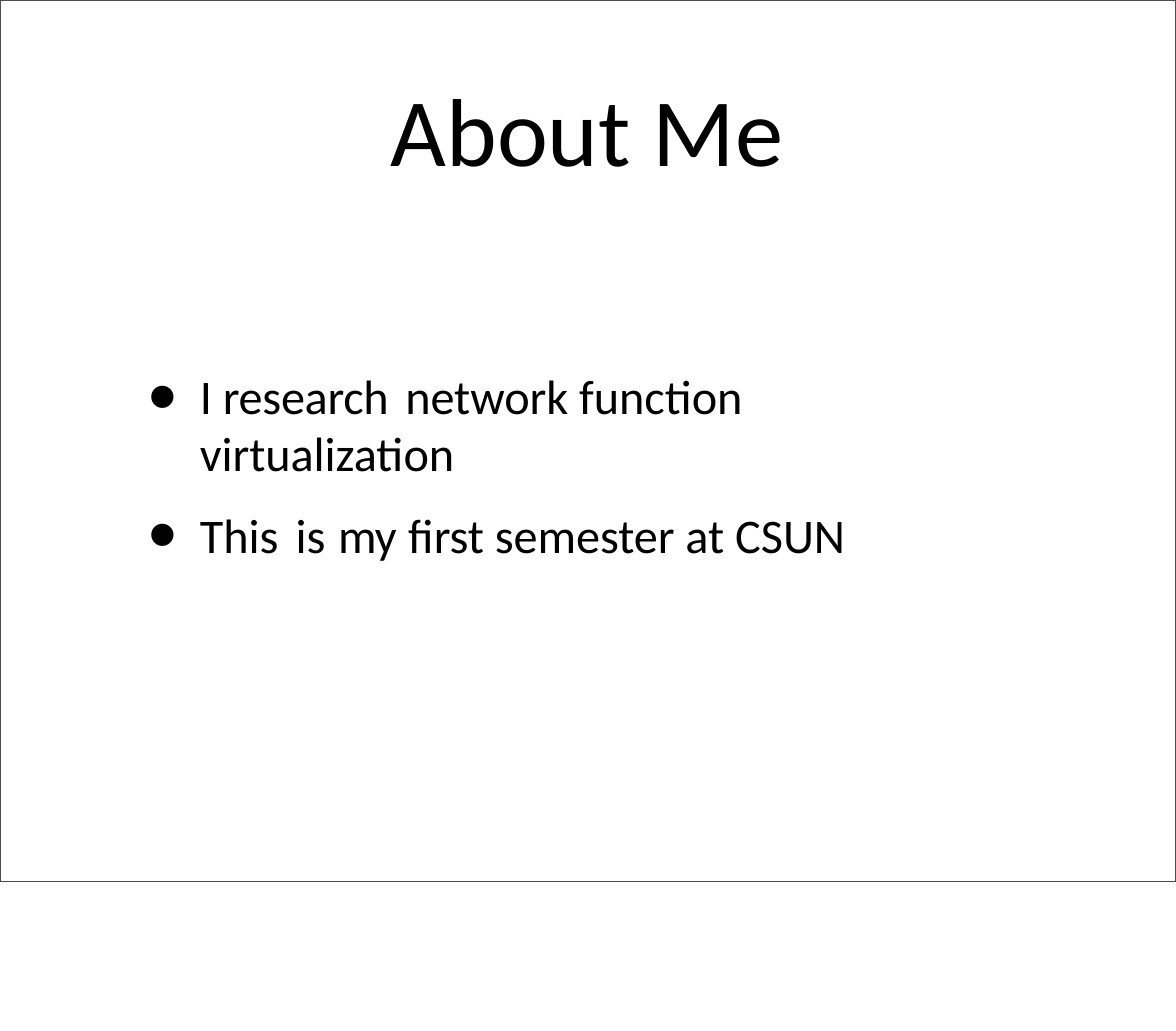
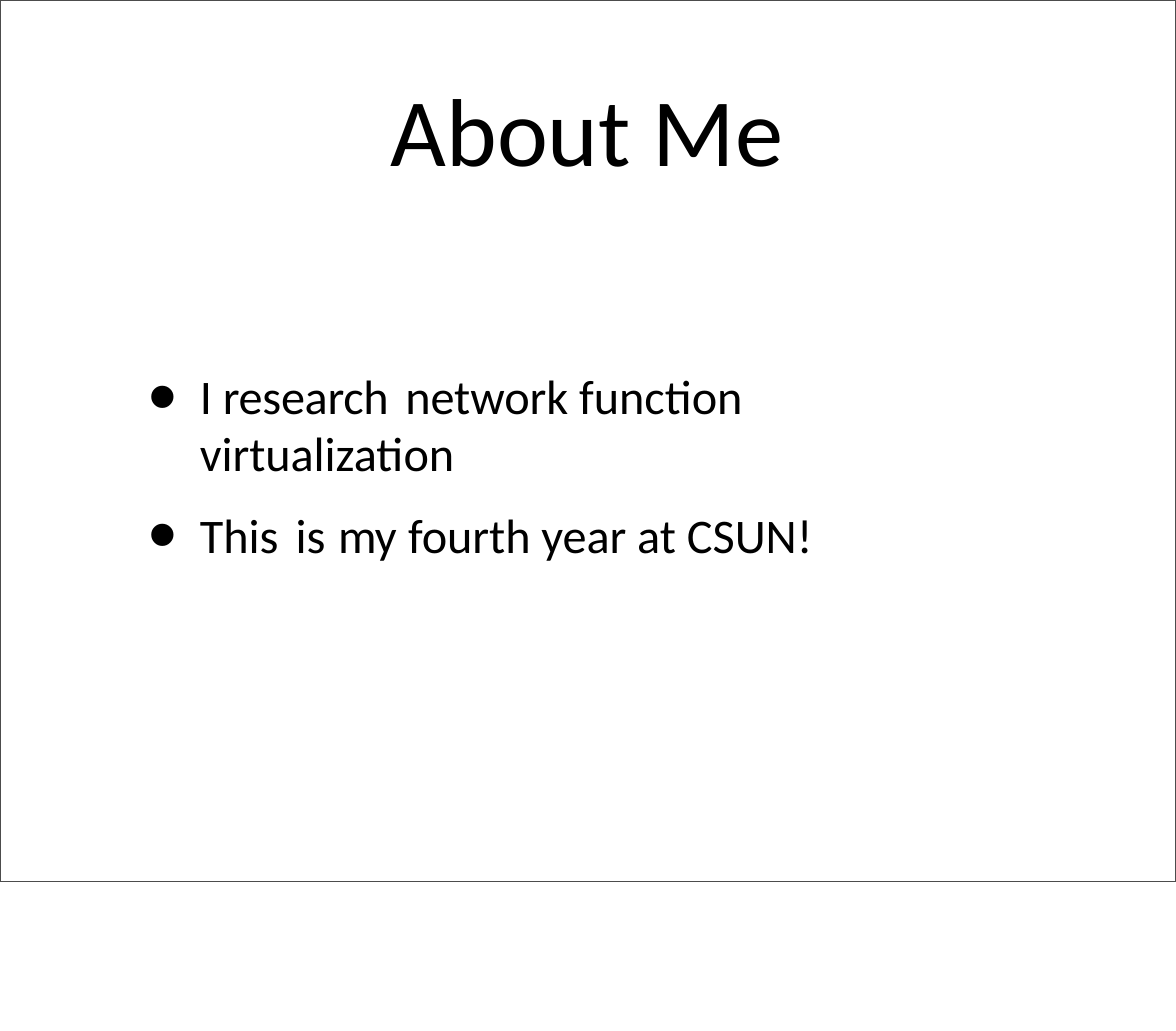
Before and after one commit to mjalalit/COMP110, a slide deck: slide 2 of lecture/week_1/week_1_notes_1.pptx. Drawn at 1176x1031 pixels with LibreOffice and Linux fonts; fonts in the diff are those of the drawing. Boxes give left, top, right and bottom in pixels: in the first picture for what was removed or moved away, otherwise in the second. Text is boxed around its words. In the diff, an @@ line names an element or a change of style, - is before the commit and + after.

```diff
--- a/lecture/week_1/week_1_notes_1.pptx
+++ b/lecture/week_1/week_1_notes_1.pptx
@@ text at (200, 519, 813, 561): text changed @@
-• This is my first semester at CSUN
+• This is my fourth year at CSUN!
```
Also in this commit, not shown: 1 other slide changed, 3 other files.
